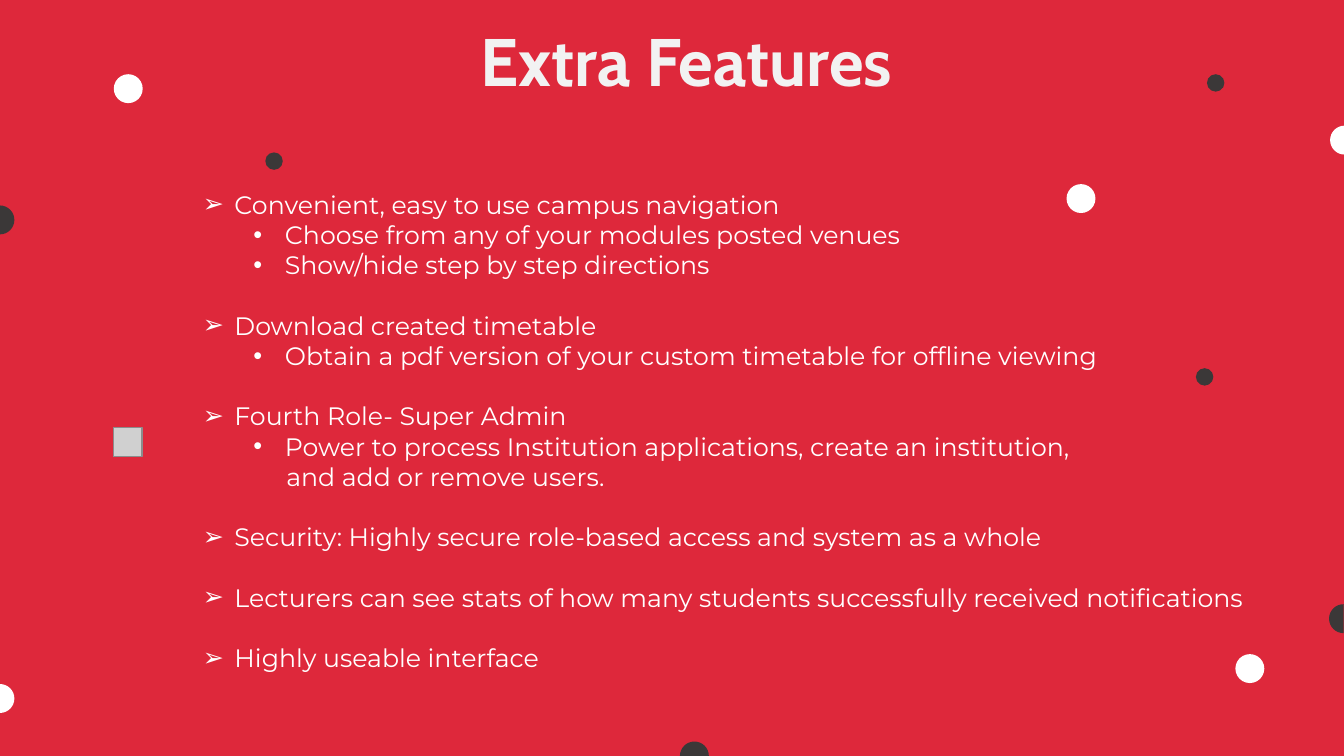
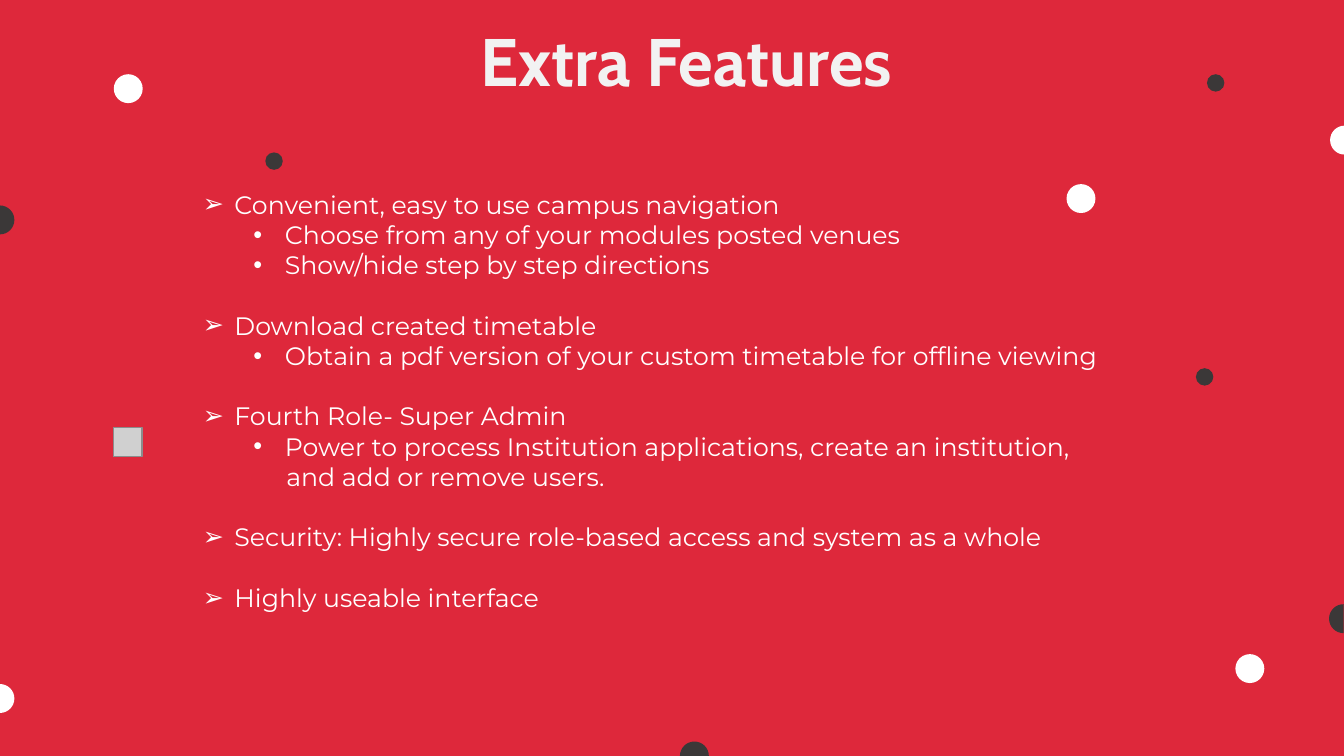
Before and after one commit to COS301-SE-2023/Pronto, a slide deck: slide 4 of Documentation/Demo 4 documents/Demo 4 Slideshow.pptx. Drawn at 1344x756 pixels with LibreOffice and Linux fonts; fonts in the diff are those of the drawing; grey boxes stand for pictures; background and template pictures are left out. Boxes give left, top, right and bottom in pixels: in the first picture for what was removed or moved away, otherwise in the second. Text is boxed around its words. In the diff, an @@ line names an element or a change of style, - is before the commit and + after.

```diff
--- a/Documentation/Demo 4 documents/Demo 4 Slideshow.pptx
+++ b/Documentation/Demo 4 documents/Demo 4 Slideshow.pptx
@@ text at (234,588,1242,612): paragraph removed @@
-➢ Lecturers can see stats of how many students successfully received notifications
```
Also in this commit, not shown: 4 other slides changed.
